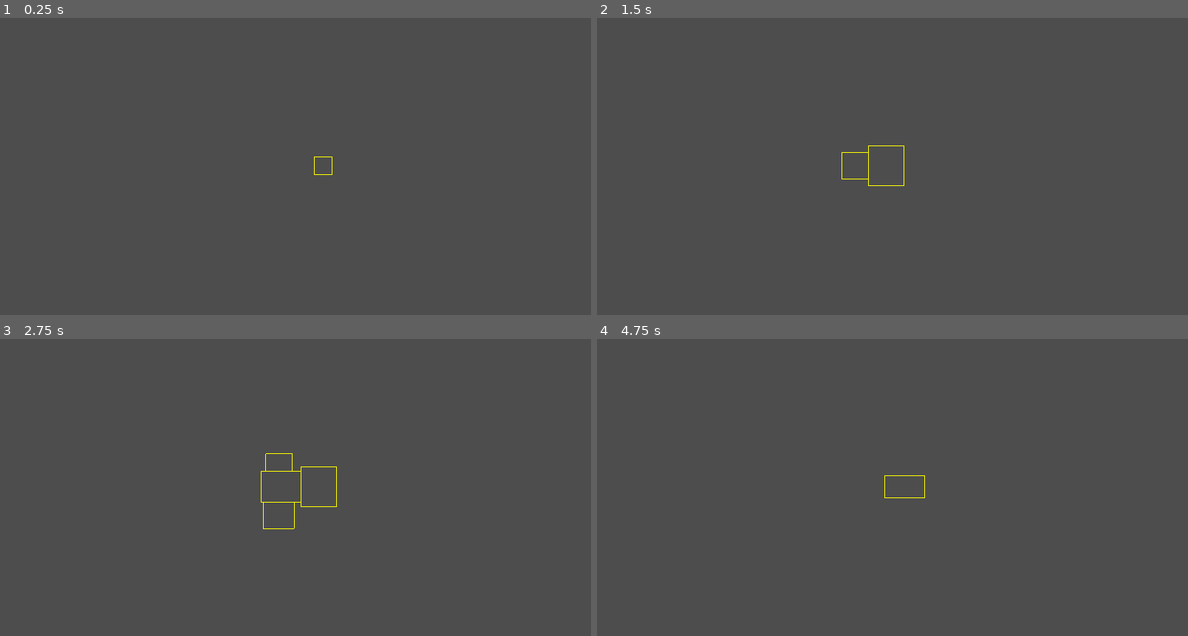
Above: before the commit, frames 1-4 (two rows, left to right).
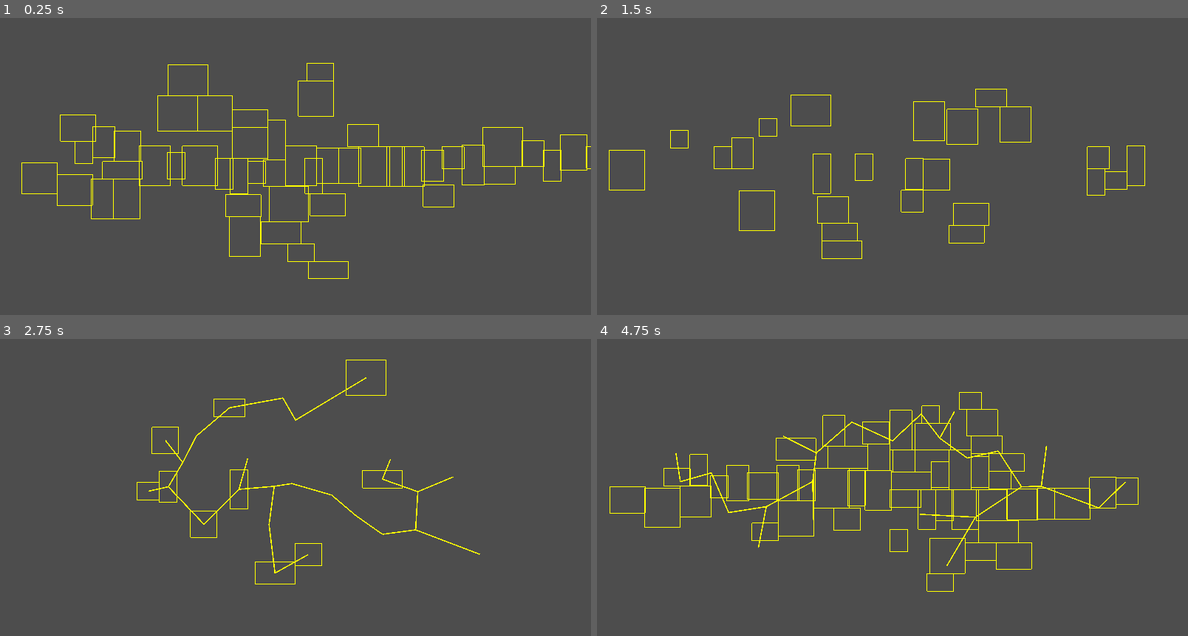
Above: after the commit, the same moments.

Repository: AugustanaCSC380January2024/final-game-don
Game: Godot game, scene res://scenes/dungeon.tscn
Same seed, same stepped clock (60 frames per second), same inputs: the game is played once before the commit and once after it. This scene is started directly instead of the project's main scene.
Inputs:
- Up to frame 1 (0.25 s): no input
- Up to frame 2 (1.5 s): hold D (right) 0.53-1.28 s; tap P (attack) at 0.6, 1.35 s; tap Space (jump) at 0.77 s; hold S (down) from 1.28 s (still down)
- Up to frame 3 (2.75 s): tap Space (jump) at 1.52 s; release S (down) at 2.03 s; hold D (right) from 2.03 s (still down); tap P (attack) at 2.1 s
- Up to frame 4 (4.75 s): release D (right) at 2.78 s; hold W (up) 2.78-3.53 s; tap P (attack) at 2.85, 3.6, 4.35 s; tap Space (jump) at 3.02, 3.77, 4.52 s; hold A (left) from 3.53 s (still down)

The runs differ from the first frame. In frame 1, 2.1% of the frame differs, in the area x 3-100%, y 15-88%; in frame 2, 1.1%; in frame 3, 1.3%; in frame 4, 2.6%, in the area x 2-92%, y 17-86%.

Commit message:
Procedural Generation pt.2 just finished, working on pt3 now

Diff:
--- a/scripts/dungeon.gd
+++ b/scripts/dungeon.gd
@@ -8,6 +8,8 @@
 var max_size = 10
 var hspread = 400
 var cull = 0.5
+
+var path #AStar pathfinding object
 
 
 func _ready():
@@ -24,17 +26,27 @@
 		r.make_room(pos, Vector2(w, h) * tile_size)
 		$Rooms.add_child(r)
 
-		await(get_tree().create_timer(1.1).timeout)
-		for room in $Rooms.get_children():
-			if randi() < cull:
-				room.queue_free()
-			else:
-				room.freeze_mode = RigidBody2D.FREEZE_MODE_STATIC
-				room.freeze = true
+	await(get_tree().create_timer(1.1).timeout)
+	var room_positions = []
+	for room in $Rooms.get_children():
+		if randf() < cull:
+			room.queue_free()
+		else:
+			room.freeze_mode = RigidBody2D.FREEZE_MODE_STATIC
+			room.freeze_mode = true
+			room_positions.append(Vector2(room.position.x, room.position.y))
+	await(get_tree().create_timer(0.5).timeout)
+	path = find_mst(room_positions)
+
 func _draw():
 	for room in $Rooms.get_children():
 		draw_rect(Rect2(room.position - room.size, room.size * 2), Color(32, 228,0), false)
-
+	if path:
+		for current_pos in path.get_point_ids():
+			for c in path.get_point_connections(current_pos):
+				var pp = path.get_point_position(current_pos)
+				var cp = path.get_point_position(c)
+				draw_line(Vector2(pp.x, pp.y), Vector2(cp.x, cp.y), Color(1, 1, 0), 15, true)
 func _process(delta):
 	queue_redraw()
 
@@ -43,3 +55,26 @@
 		for n in $Rooms.get_children():
 			n.queue_free()
 		make_rooms()
+
+func find_mst(nodes):  #Prims algorithm
+	var path = AStar2D.new()
+	path.add_point(path.get_available_point_id(), nodes.pop_front())
+
+	while nodes:
+		var min_dist = INF #minimum distance so far
+		var min_p = null
+		var current_pos = null
+
+		for p1 in path.get_point_ids():
+			var pos = path.get_point_position(p1)
+			for p2 in nodes:
+				if pos.distance_to(p2) < min_dist:
+					min_dist = pos.distance_to(p2)
+					min_p = p2
+					current_pos = pos
+		var n = path.get_available_point_id()
+		path.add_point(n, min_p)
+		path.connect_points(path.get_closest_point(current_pos), n)
+		nodes.erase(min_p)
+
+	return path
--- a/scripts/map1.gd
+++ b/scripts/map1.gd
@@ -104,7 +104,7 @@
 
 	if multiplayermode:
 		print(player_2)
-		player_2.global_position.x = save_file.player_two_posX
+		player_2.global_position.x = save_file.player_two_posXwa
 		player_2.global_position.y = save_file.player_two_posY
 		player_2.health = save_file.player2_health
 
